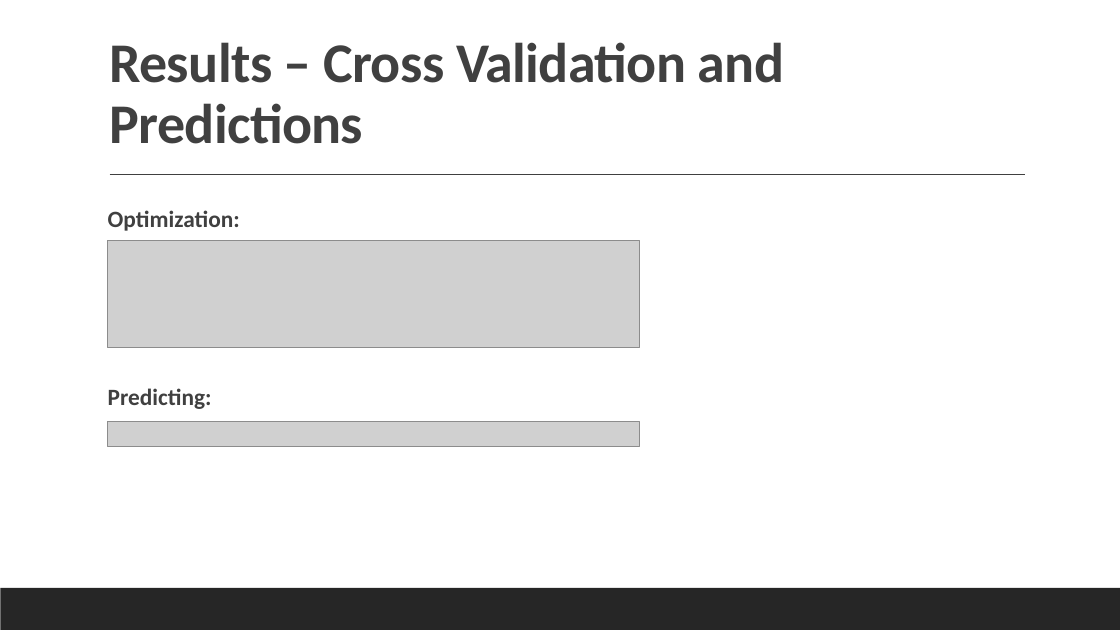
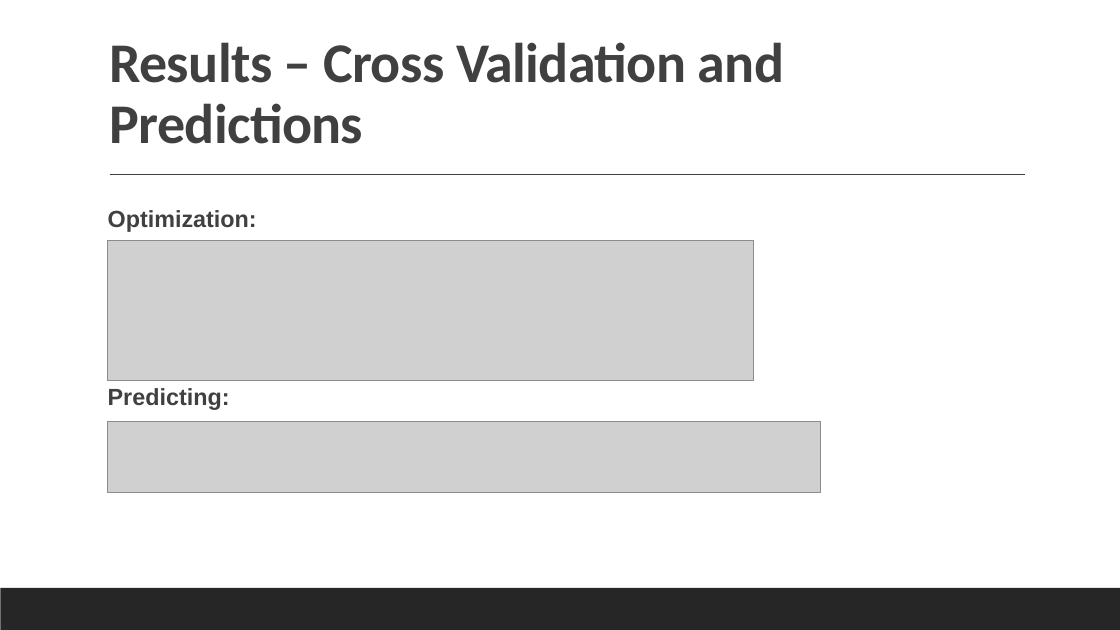
Before and after one commit to Data-Mining-Algorithms/Data-Mining-Algorithms, a slide deck: slide 10 of Data Mining presentation.pptx. Drawn at 1120x630 pixels with LibreOffice and Linux fonts; fonts in the diff are those of the drawing; grey boxes stand for pictures. Boxes give left, top, right and bottom in pixels: in the first picture for what was removed or moved away, otherwise in the second. Text is boxed around its words. In the diff, an @@ line names an element or a change of style, - is before the commit and + after.

```diff
--- a/Data Mining presentation.pptx
+++ b/Data Mining presentation.pptx
@@ text "Optimization:" at <box>108,210,257,410</box>: font Calibri to Arial @@
@@ picture: place and size @@
-picture at <box>108,240,639,347</box>
+picture at <box>108,240,753,381</box>
@@ picture: place and size @@
-picture at <box>108,421,639,446</box>
+picture at <box>108,421,821,492</box>
```
Also in this commit, not shown: 9 other slides changed, 3 other files.
